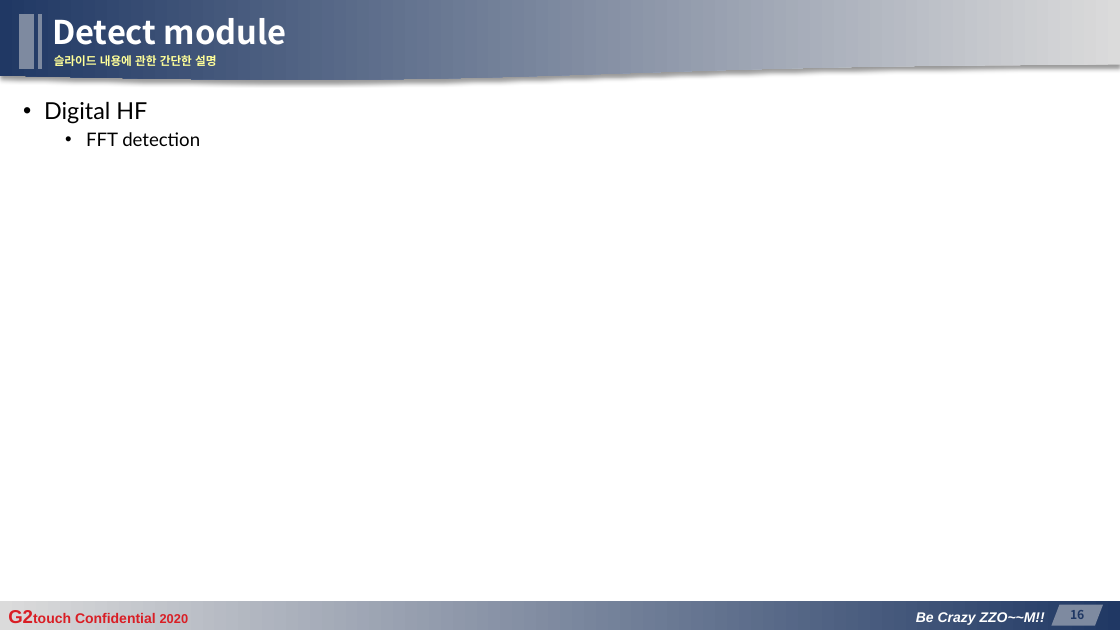
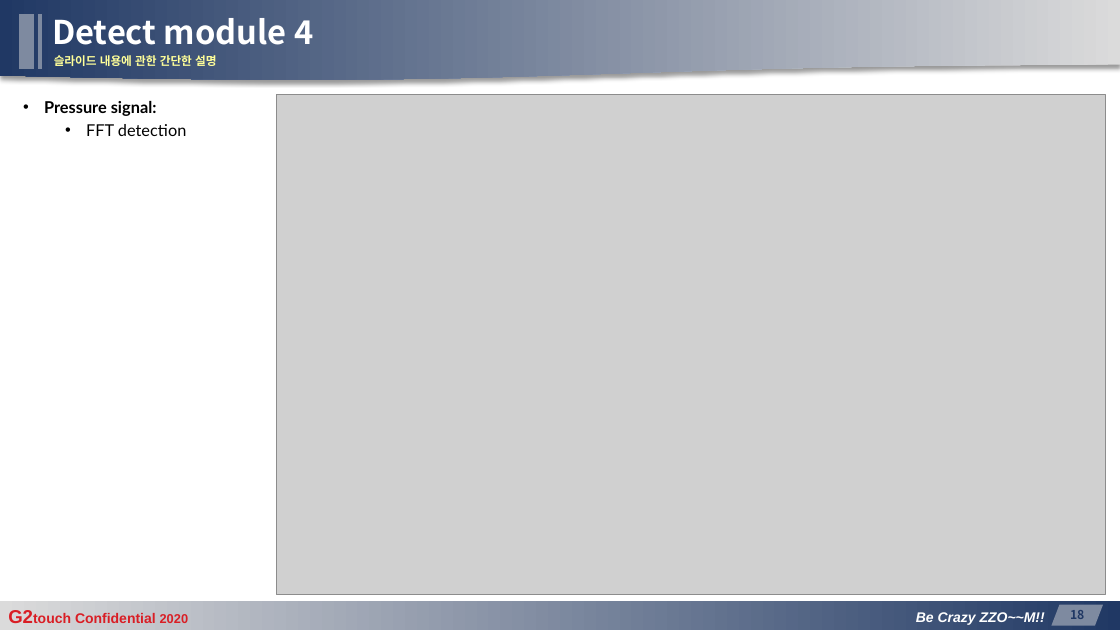
Before and after one commit to manhduc1811/MPP-signal-simulation-and-detection, a slide deck: slide 18 of G2touch_D2center_mducng_MPPv20_AFE-IC_DetectingPart_v03.pptx (slide 16 before the commit). Drawn at 1120x630 pixels with LibreOffice and Linux fonts; fonts in the diff are those of the drawing; grey boxes stand for pictures; background and template pictures are left out. Boxes give left, top, right and bottom in pixels: in the first picture for what was removed or moved away, otherwise in the second. Text is boxed around its words. In the diff, an @@ line names an element or a change of style, - is before the commit and + after.

```diff
--- a/G2touch_D2center_mducng_MPPv20_AFE-IC_DetectingPart_v03.pptx
+++ b/G2touch_D2center_mducng_MPPv20_AFE-IC_DetectingPart_v03.pptx
@@ title at bbox=[52, 18, 313, 45]: text changed @@
-Detect module
+Detect module 4
@@ text at bbox=[44, 101, 157, 116]: text changed; size 20 to 14 pt; bold on @@
-• Digital HF
+• Pressure signal:
@@ picture added at bbox=[276, 95, 1106, 595] @@
@@ text at bbox=[86, 124, 187, 136]: size 16 to 14 pt in "FFT detection" @@
```
Also in this commit, not shown: 14 other slides changed, 8 slides added.
